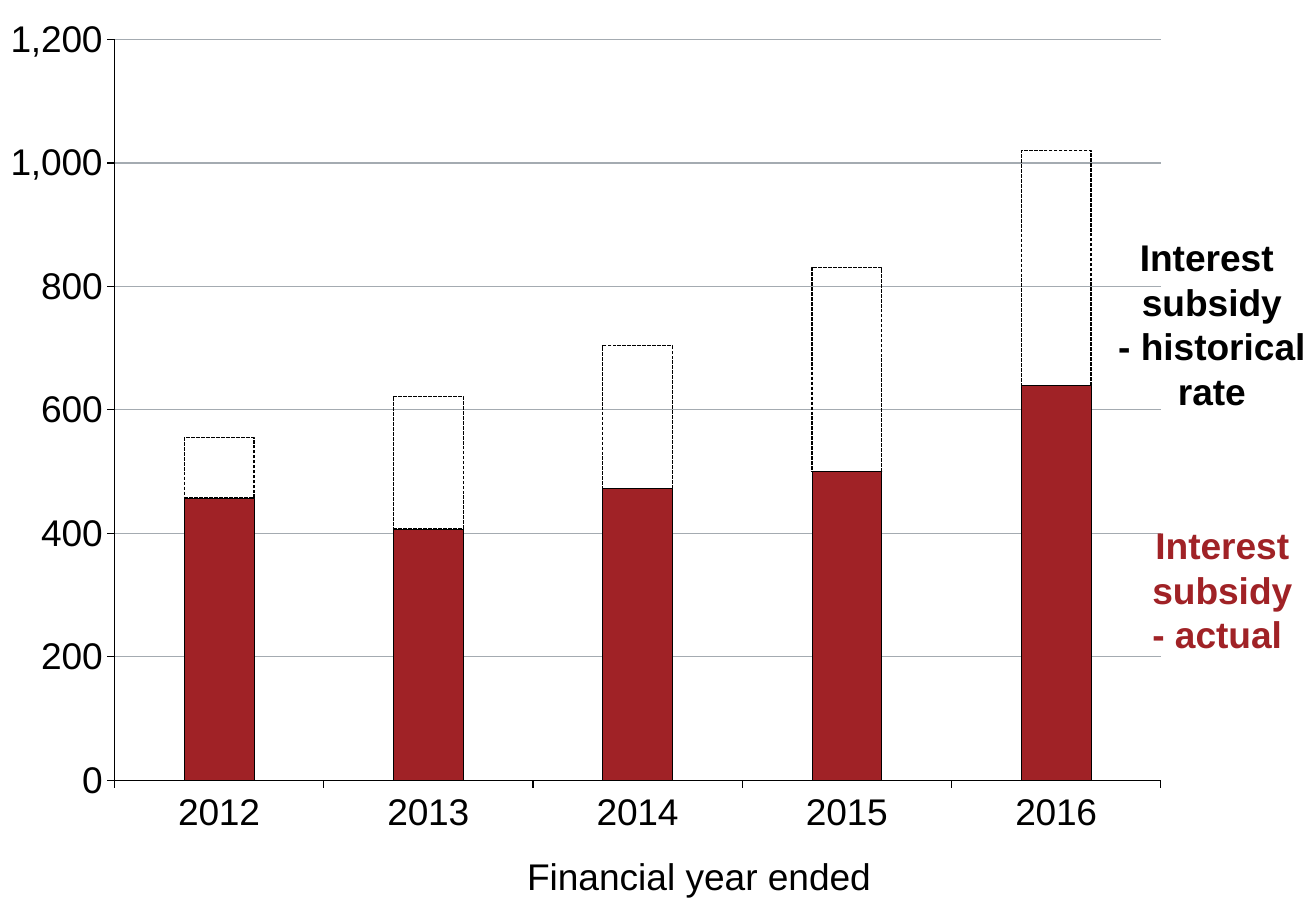
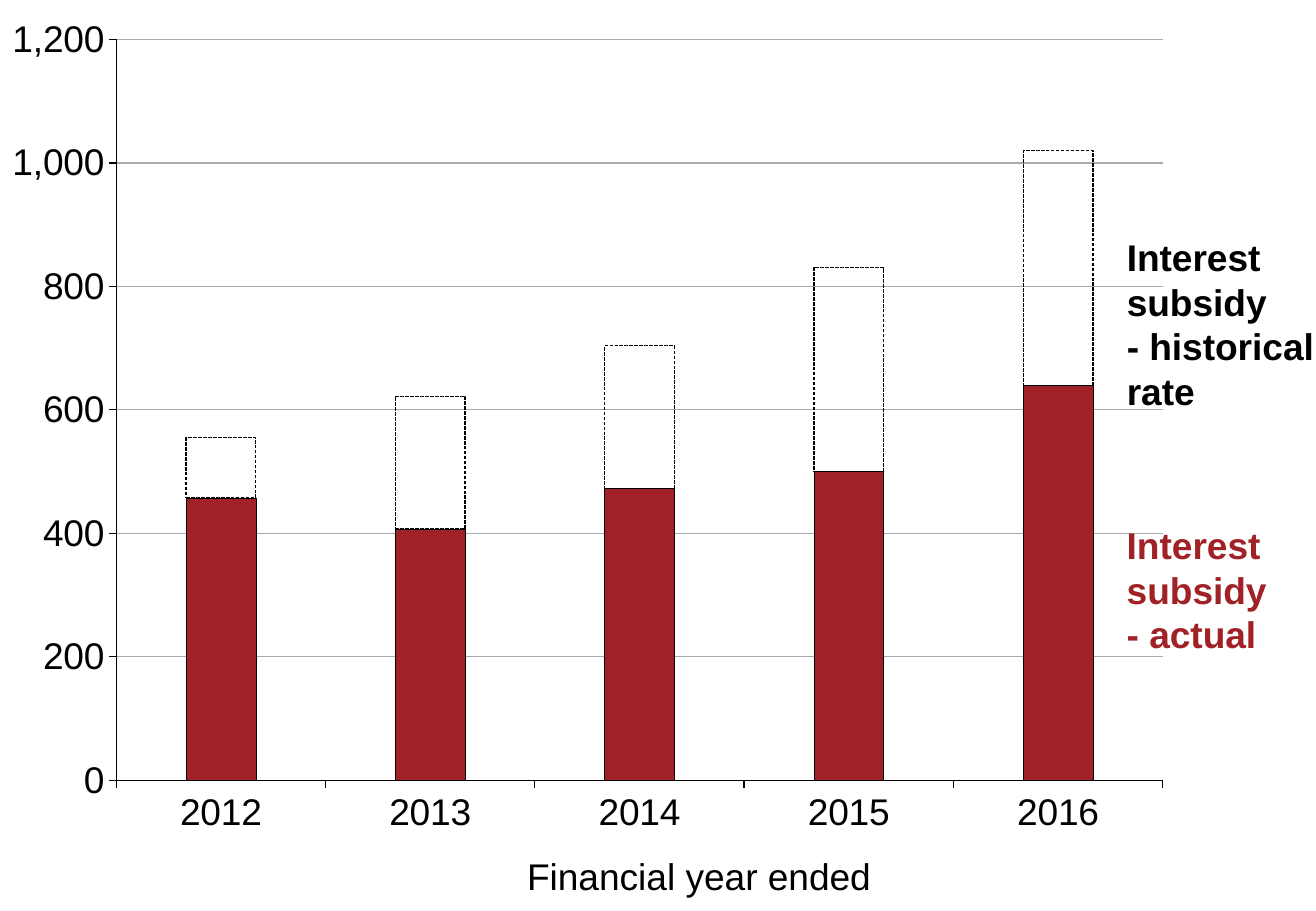
Before and after one commit to grattaninstitute/Shared-interest-Loan-fees-2016, a slide deck: slide 1 of atlas/Chartpack.pptx. Drawn at 1316x911 pixels with LibreOffice and Linux fonts; fonts in the diff are those of the drawing. Boxes give left, top, right and bottom in pixels: in the first picture for what was removed or moved away, otherwise in the second. Text is boxed around its words. In the diff, an @@ line names an element or a change of style, - is before the commit and + after.

```diff
--- a/atlas/Chartpack.pptx
+++ b/atlas/Chartpack.pptx
@@ column stacked chart at [0,16,1194,874] @@
@@ plot area changed @@
@@ column stacked chart: place and size @@
-column stacked chart at [0,16,1175,874]
+column stacked chart at [0,16,1194,874]
@@ text "Interest": place and size @@
-text "Interest" at [1140,245,1306,406]
+text "Interest" at [1127,245,1314,410]
@@ text "Interest" at [1127,245,1314,410]: alignment centre to left @@
@@ text "Interest subsidy": place and size @@
-text "Interest subsidy" at [1152,533,1292,649]
+text "Interest subsidy" at [1127,533,1267,649]
@@ text "Interest subsidy" at [1127,533,1267,649]: alignment centre to left @@
```
Also in this commit, not shown: 17 other slides changed, 3 other files.
